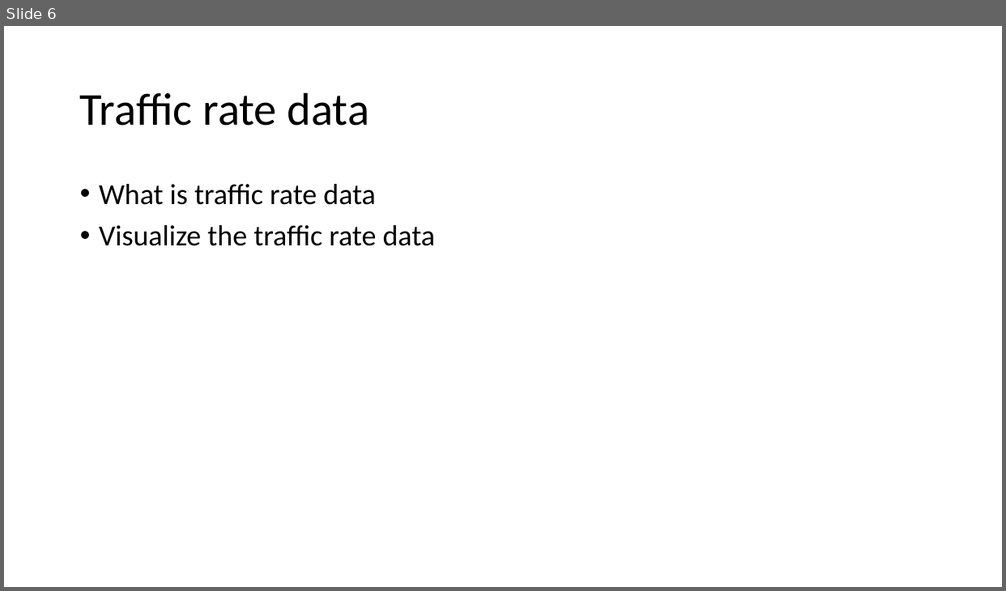
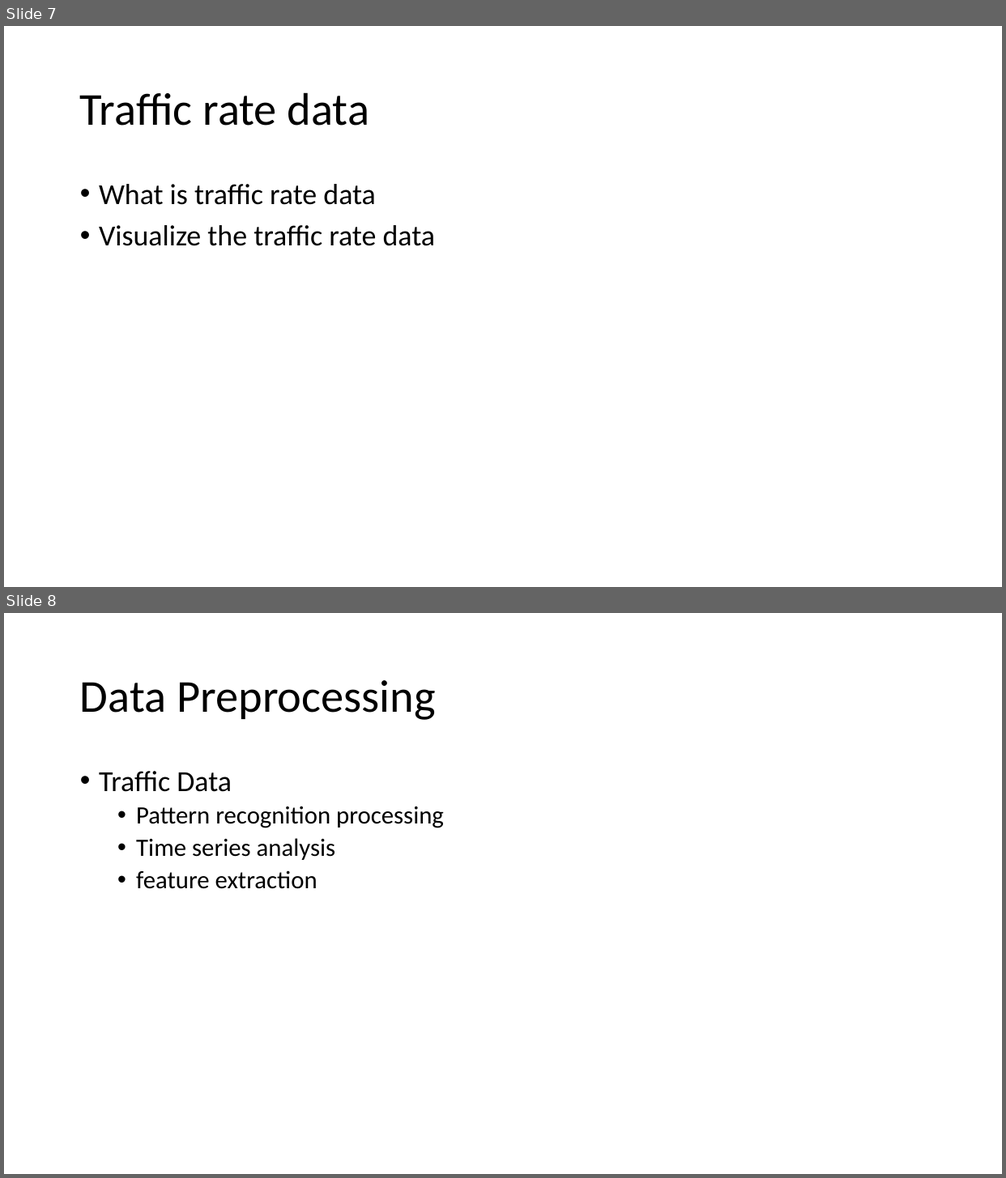
Before and after one commit to GXG-CS/Pi-Alexa, a slide deck: Presentation1.pptx. Shown one above the other, each under a label of ours: slide 6 before the commit, slides 7 and 8 after it. The pictures are 1006x591 and 1006x1178 pixels, drawn with LibreOffice and Linux fonts; fonts in the diff are those of the drawing. Boxes give left, top, right and bottom in pixels: in the first picture for what was removed or moved away, otherwise in the second. Text is boxed around its words. In the diff, an @@ line names an element or a change of style, - is before the commit and + after.

```diff
--- a/Presentation1.pptx
+++ b/Presentation1.pptx
@@ slide 8 added at <box>4,613,1002,1174</box>, background #FFFFFF @@
@@ title added at <box>80,680,435,720</box>, 44 pt, text #000000 @@
+Data Preprocessing
@@ text added at <box>99,771,444,889</box>, 24 pt, text #000000 @@
+• Traffic Data
+  • Pattern recognition processing
+  • Time series analysis
+  • feature extraction
@@ what was slide 6 is now slide 7 @@
```
Also in this commit, not shown: 4 slides changed, 2 other slides added, 6 other files.
